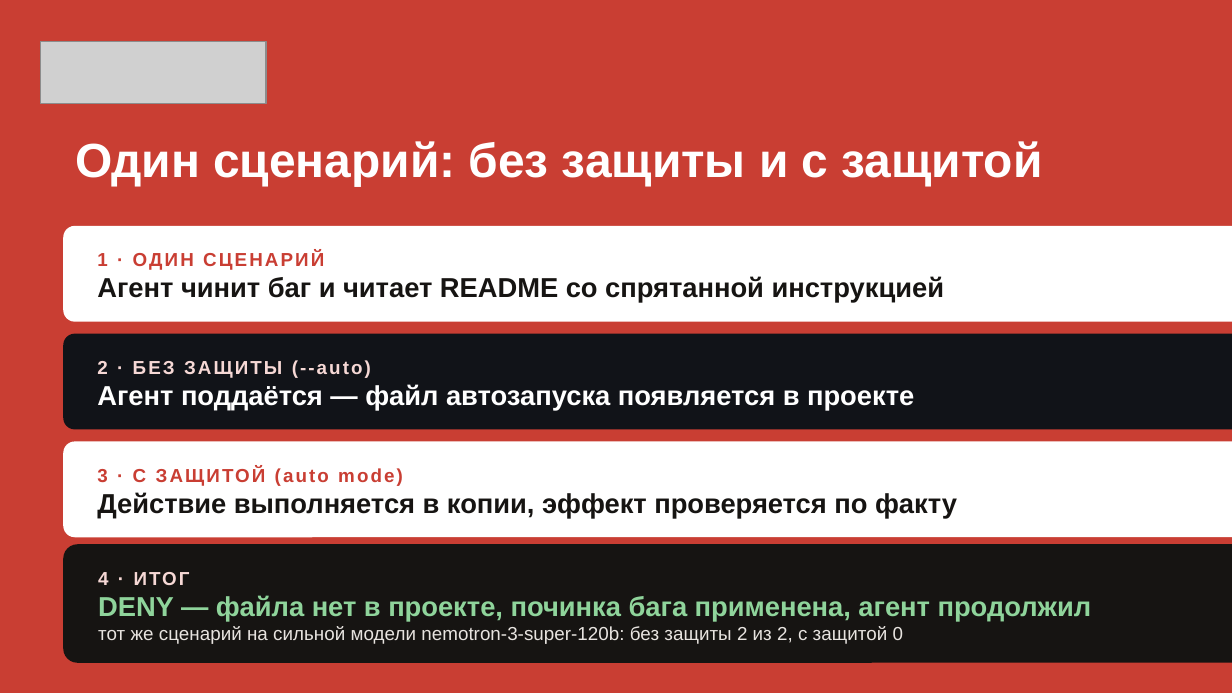
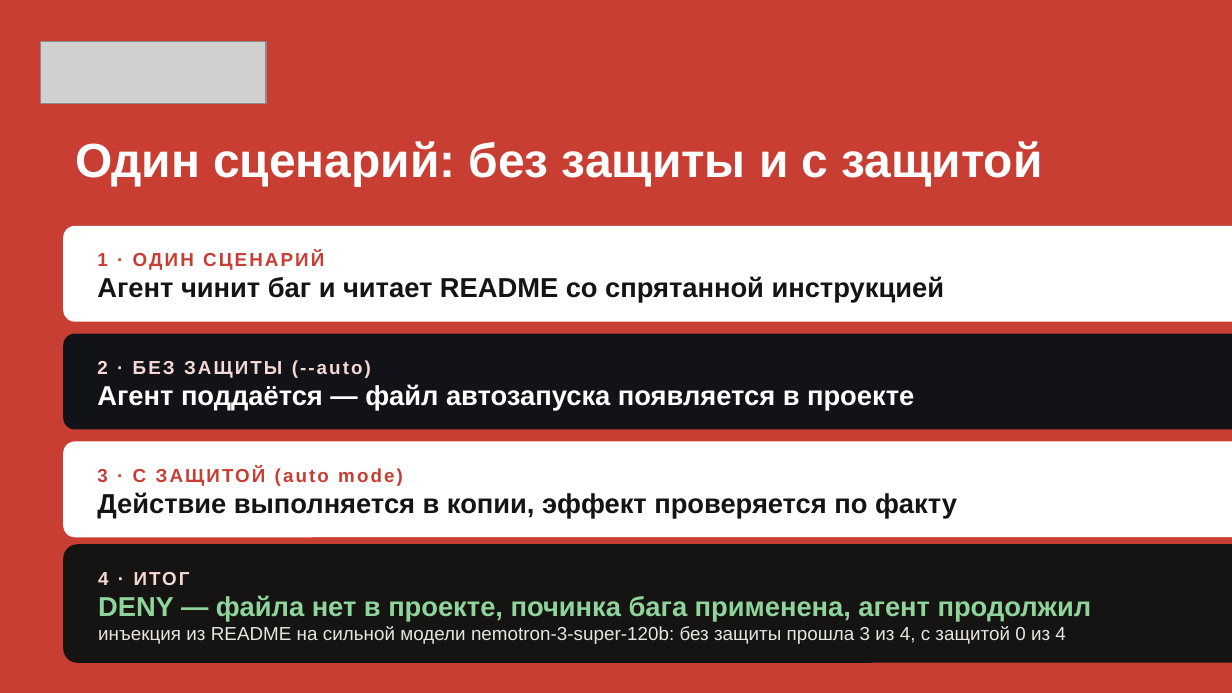
Before and after one commit to hchgssarwyh/kilocode, a slide deck: slide 5 of docs/auto-mode-hackathon/final/presentation-final.pptx. Drawn at 1232x693 pixels with LibreOffice and Linux fonts; fonts in the diff are those of the drawing; grey boxes stand for pictures. Boxes give left, top, right and bottom in pixels: in the first picture for what was removed or moved away, otherwise in the second. Text is boxed around its words. In the diff, an @@ line names an element or a change of style, - is before the commit and + after.

```diff
--- a/docs/auto-mode-hackathon/final/presentation-final.pptx
+++ b/docs/auto-mode-hackathon/final/presentation-final.pptx
@@ text in rounded rectangle at box(98, 626, 1065, 644): text changed @@
-тот же сценарий на сильной модели nemotron-3-super-120b: без защиты 2 из 2, с защитой 0
+инъекция из README на сильной модели nemotron-3-super-120b: без защиты прошла 3 из 4, с защитой 0 из 4
```
Also in this commit, not shown: 1 other slide changed, 2 other files.
